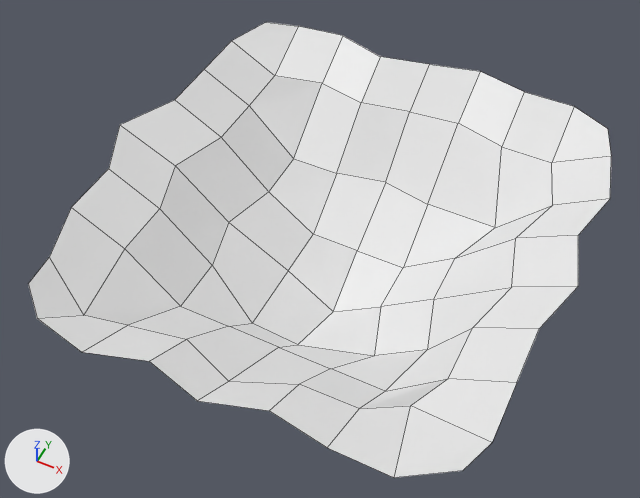
One commit to the OBJ model Assets/Models/Massive_Hole_01.obj: the scene before it, then after it.
The view is the same before and after, from a 50 mm camera at (12.2, -26.0, 28.8) aimed at (-0.8, 0.1, -3.8). The axes (+X, +Y, +Z) are drawn at lower left. The lights are the same throughout. The picture after the commit comes second. Mesh edges are drawn as thin lines. Where no turn or scale is listed for an object, it has been applied to the vertices.
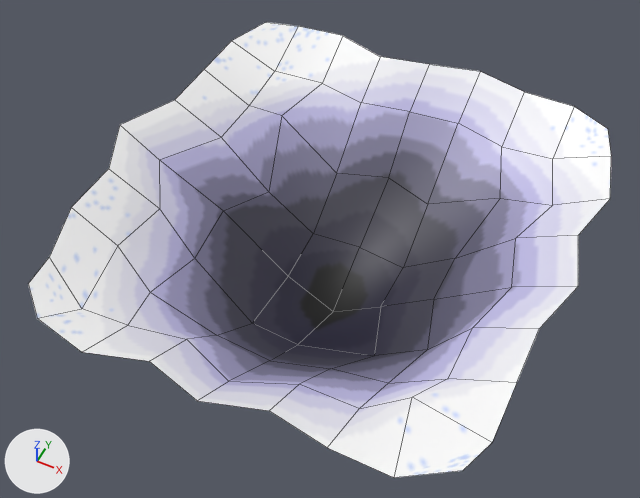
Diff of the bpy script that builds the scene:
```diff
--- a/Assets/Models/Massive_Hole_01.obj.py
+++ b/Assets/Models/Massive_Hole_01.obj.py
@@ img_massive_hole_01_png @@
+img_massive_hole_01_png = load_image('Massive_Hole_01.png', 'Massive_Hole_01.png', 128, 128, 'sRGB')
@@ mat_material @@
+mat_material = principled_material('Material')
+mat_material.texture = img_massive_hole_01_png
@@ me_plane @@
 me_plane.from_pydata(...)  # 81 vertices, 64 faces; spans x -11.9..11.3, y -12.0..12.1, z -8.2..0.0
 # used by ob_plane; location = (0.0, 0.0, 0.0)
-me_plane.vertices[17].co = (0.0, 6.3, -4.2)  # pixel (385, 182)
-me_plane.vertices[18].co = (0.0, -5.7, -4.2)  # pixel (278, 347)
-me_plane.vertices[19].co = (-6.0, 0.0, -4.2)  # pixel (228, 222)
-me_plane.vertices[21].co = (5.3, -5.7, -4.2)  # pixel (385, 391)
-me_plane.vertices[22].co = (-5.3, -5.7, -4.2)  # pixel (180, 306)
-me_plane.vertices[23].co = (-5.3, 5.7, -4.2)  # pixel (293, 158)
-me_plane.vertices[35].co = (-8.8, 0.0, -1.5)  # pixel (175, 165)
-me_plane.vertices[45].co = (0.0, 2.9, -6.3)  # pixel (357, 250)
-me_plane.vertices[47].co = (-2.6, 0.0, -6.3)  # pixel (288, 270)
-me_plane.vertices[53].co = (-5.3, -2.9, -4.2)  # pixel (212, 265)
-me_plane.vertices[55].co = (-7.9, -5.7, -1.5)  # pixel (124, 248)
-me_plane.vertices[56].co = (-2.6, -5.7, -4.2)  # pixel (228, 326)
-me_plane.vertices[68].co = (-2.6, 2.9, -6.3)  # pixel (313, 234)
-me_plane.vertices[70].co = (-7.9, 8.6, -1.5)  # pixel (274, 75)
-me_plane.vertices[72].co = (-7.3, -9.7, -1.5)  # pixel (83, 315)
-me_plane.vertices[74].co = (7.0, -7.6, -1.5)  # pixel (410, 405)
-me_plane.vertices[24].co = (6.3, 5.7, -4.2)  # pixel (495, 227)
-me_plane.vertices[80].co = (7.9, 8.6, -1.5)  # pixel (551, 162)
+# me_plane part 1
+me_plane.vertices[17].co = (0.0, 6.7, -4.2)  # pixel (388, 177)
+me_plane.vertices[18].co = (0.0, -6.6, -4.2)  # pixel (269, 360)
+me_plane.vertices[19].co = (-6.3, 0.0, -3.5)  # pixel (223, 210)
+me_plane.vertices[21].co = (5.6, -6.4, -2.5)  # pixel (388, 383)
+me_plane.vertices[22].co = (-6.2, -6.6, -2.8)  # pixel (150, 292)
+me_plane.vertices[23].co = (-6.5, 6.9, -2.5)  # pixel (281, 115)
+me_plane.vertices[35].co = (-9.8, 0.0, -1.5)  # pixel (159, 159)
+me_plane.vertices[45].co = (0.0, 3.1, -6.3)  # pixel (359, 247)
+me_plane.vertices[47].co = (-2.6, 0.0, -6.7)  # pixel (288, 276)
+me_plane.vertices[53].co = (-6.3, -2.9, -4.2)  # pixel (194, 258)
+me_plane.vertices[55].co = (-8.3, -5.7, -1.5)  # pixel (117, 245)
+me_plane.vertices[56].co = (-3.2, -6.0, -5.0)  # pixel (216, 335)
+me_plane.vertices[68].co = (-2.6, 2.9, -6.3)  # pixel (313, 233)
+me_plane.vertices[70].co = (-7.9, 8.6, -1.2)  # pixel (274, 71)
+me_plane.vertices[72].co = (-7.3, -9.7, -1.1)  # pixel (81, 308)
+me_plane.vertices[74].co = (7.0, -7.6, -0.9)  # pixel (412, 397)
+# me_plane part 2
+me_plane.vertices[24].co = (6.1, 6.4, -2.8)  # pixel (500, 198)
+me_plane.vertices[80].co = (7.9, 8.6, -1.2)  # pixel (552, 158)
+# me_plane part 3: edges marked sharp go from 111 to 0
+me_plane.materials.append(mat_material)  # picture img_massive_hole_01_png
```

Boxes (x1, y1, x2, y2) around the edits, measured in the pictures (640 x 498 px; the box of a moved part takes in the faces that stretch with it):
'Plane', recoloured, reshaped, shading changed: (28, 22, 611, 478) in both
part 1 of me_plane, moved or reshaped: (28, 22, 517, 478) in both
part 2 of me_plane, moved or reshaped: (403, 92, 611, 268) in both
part 3 of me_plane, shading changed: (28, 22, 611, 478) in both
